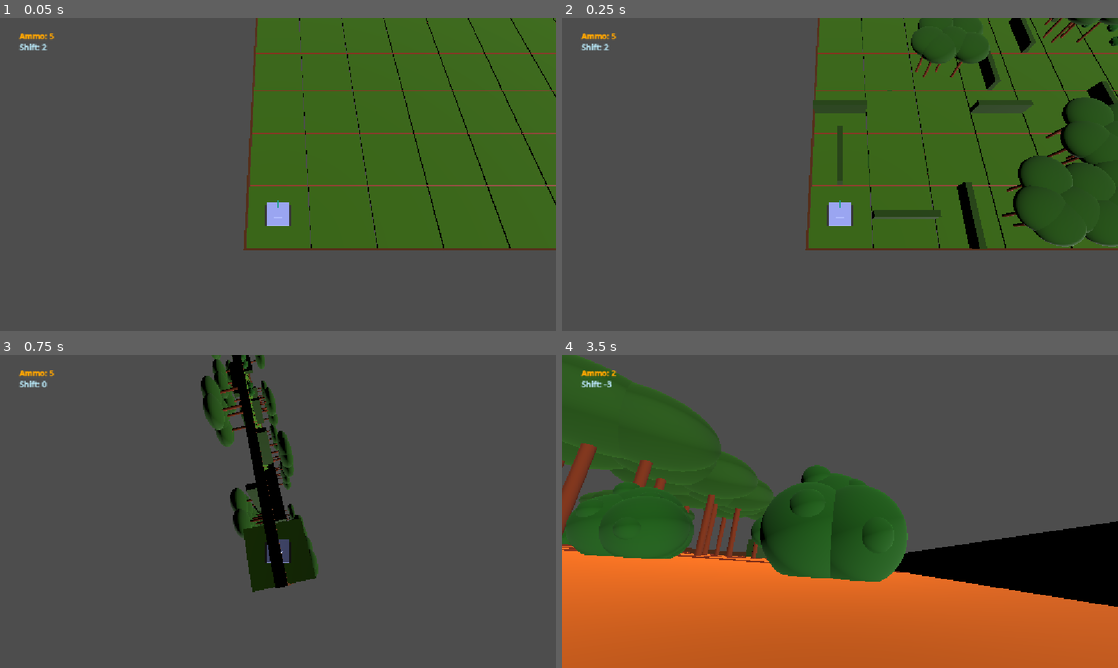
Above: before the commit, frames 1-4 (two rows, left to right).
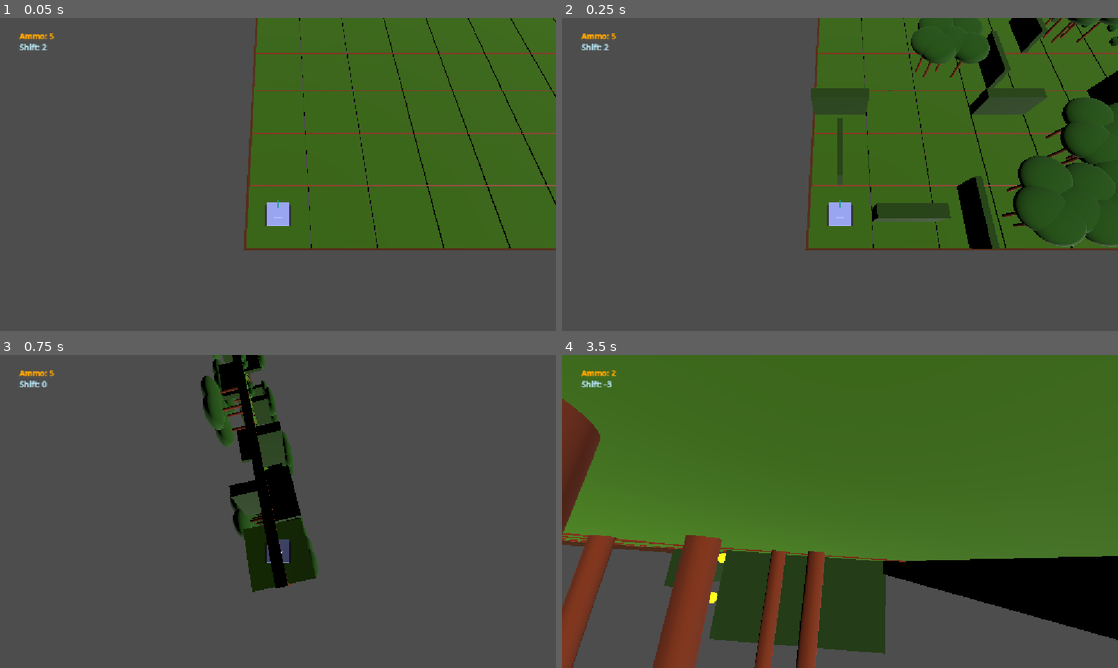
Above: after the commit, the same moments.

Repository: Grihgrix/Tank_Shift
Game: Godot game, scene res://Game scenes/Main_game_scene.tscn
Same seed, same stepped clock (60 frames per second), same inputs: the game is played once before the commit and once after it.
Inputs (mouse positions are in pixels of both pictures, inside the frame that each line leads up to):
- Up to frame 1 (0.05 s): no input
- Up to frame 2 (0.25 s): no input
- Up to frame 3 (0.75 s): tap Enter (ui_accept) at 0.5 s; move the mouse to (55, 392) at 0.52 s; hold Right (ui_right) from 0.53 s (still down); right-click (55, 392) at 0.6 s; click (55, 392) at 0.67 s
- Up to frame 4 (3.5 s): tap Enter (ui_accept) at 0.77, 1.52, 3.02 s; move the mouse to (728, 527) at 1.27 s; release Right (ui_right) at 1.28 s; hold Down (ui_down) 1.28-2.03 s; click (728, 527) at 1.35 s; move the mouse to (895, 442) at 2.02 s; hold Right (ui_right) 2.03-2.78 s; right-click (895, 442) at 2.1 s; move the mouse to (812, 574) at 2.77 s; hold Up (ui_up) from 2.78 s (still down); click (812, 574) at 2.85 s

Frame 1 is identical in both runs. In frame 2, 3.1% of the frame differs, in the area x 44-100%, y 0-74%; in frame 3, 1.5%; in frame 4, 89%, in the area x 0-100%, y 0-100%.

Commit message:
Collision with obstacles and characters fixed
Hedge are taller now
the characters collision masks and layer = 1
Obstacles have 1 and 2
Projectile starts with 2 only and then 1 is enabled too

Diff:
--- a/Game scenes/Character scenes/projectile.gd
+++ b/Game scenes/Character scenes/projectile.gd
@@ -1,17 +1,19 @@
 extends RigidBody3D
-
-@onready var collision_shape_3d = $CollisionShape3D
-
 
 # Called when the node enters the scene tree for the first time.
 func _ready():
-	# Disable the collistion upon spawn (so it does not collide with its own character)
-	collision_shape_3d.disabled = true
+	# Disable the collistion with characters upon spawn (so it does not collide with its own character)
+	set_collision_layer_value(1, false)
+	set_collision_mask_value(1, false)
+	# Layers and mask 2 remain active so it can collide with obstacles
 
 	# Wait a short while for the projectile to be away from the shooter
-	await get_tree().create_timer(0.3).timeout
-	# re-establish collision
-	collision_shape_3d.disabled = false
+	await get_tree().create_timer(0.05).timeout
+	# re-establish collision with characters
+	set_collision_layer_value(1, true)
+	set_collision_mask_value(1, true)
+
+
 
 
 # Called every frame. 'delta' is the elapsed time since the previous frame.
--- a/Game scenes/Character scenes/projectile.tscn
+++ b/Game scenes/Character scenes/projectile.tscn
@@ -13,6 +13,8 @@
 [sub_resource type="SphereShape3D" id="SphereShape3D_wltj5"]
 
 [node name="Projectile_RigidBody3D" type="RigidBody3D" unique_id=848348561]
+collision_layer = 3
+collision_mask = 3
 gravity_scale = 0.0
 script = ExtResource("1_sto70")
 
--- a/Game scenes/Terrain scenes/tile_size_hedge.tscn
+++ b/Game scenes/Terrain scenes/tile_size_hedge.tscn
@@ -15,6 +15,8 @@
 surface_material_override/0 = SubResource("StandardMaterial3D_qq35n")
 
 [node name="StaticBody3D" type="StaticBody3D" parent="MeshInstance3D" unique_id=1125394913]
+collision_layer = 3
+collision_mask = 3
 
 [node name="CollisionShape3D" type="CollisionShape3D" parent="MeshInstance3D/StaticBody3D" unique_id=1802937919]
 shape = SubResource("BoxShape3D_wltj5")
--- a/Game scenes/Terrain scenes/tree.tscn
+++ b/Game scenes/Terrain scenes/tree.tscn
@@ -28,6 +28,8 @@
 
 [node name="StaticBody3D" type="StaticBody3D" parent="Trunk/Tree_trunk_Mesh" unique_id=37286488]
 transform = Transform3D(9.999999, 0, 0, 0, 2, 0, 0, 0, 9.999999, 0, -0.99999994, 0)
+collision_layer = 3
+collision_mask = 3
 
 [node name="CollisionShape3D" type="CollisionShape3D" parent="Trunk/Tree_trunk_Mesh/StaticBody3D" unique_id=677777445]
 transform = Transform3D(0.10000001, 0, 0, 0, 0.5, 0, 0, 0, 0.10000001, 0, 0.49999997, 0)
--- a/Game scenes/Terrain scenes/unpassable_landscape_x.tscn
+++ b/Game scenes/Terrain scenes/unpassable_landscape_x.tscn
@@ -5,4 +5,4 @@
 [node name="Unpassable_landscape_x" type="Node3D" unique_id=1879398572]
 
 [node name="Tile_size_hedge" parent="." unique_id=1177526376 instance=ExtResource("1_hs7k1")]
-transform = Transform3D(2, 0, 0, 0, 0.5, 0, 0, 0, 0.2, 0, 0.25, 0)
+transform = Transform3D(2, 0, 0, 0, 1, 0, 0, 0, 0.4, 0, 0.5, 0)
--- a/Game scenes/Terrain scenes/unpassable_landscape_y.tscn
+++ b/Game scenes/Terrain scenes/unpassable_landscape_y.tscn
@@ -5,4 +5,4 @@
 [node name="Unpassable_landscape_y" type="Node3D" unique_id=792482370]
 
 [node name="Tile_size_hedge" parent="." unique_id=1177526376 instance=ExtResource("1_j3ba7")]
-transform = Transform3D(-8.742278e-08, 0, 0.2, 0, 0.5, 0, -2, 0, -8.742278e-09, 0, 0.25, 0)
+transform = Transform3D(-8.742278e-08, 0, 0.2, 0, 1, 0, -2, 0, -8.742278e-09, 0, 0.5, 0)
